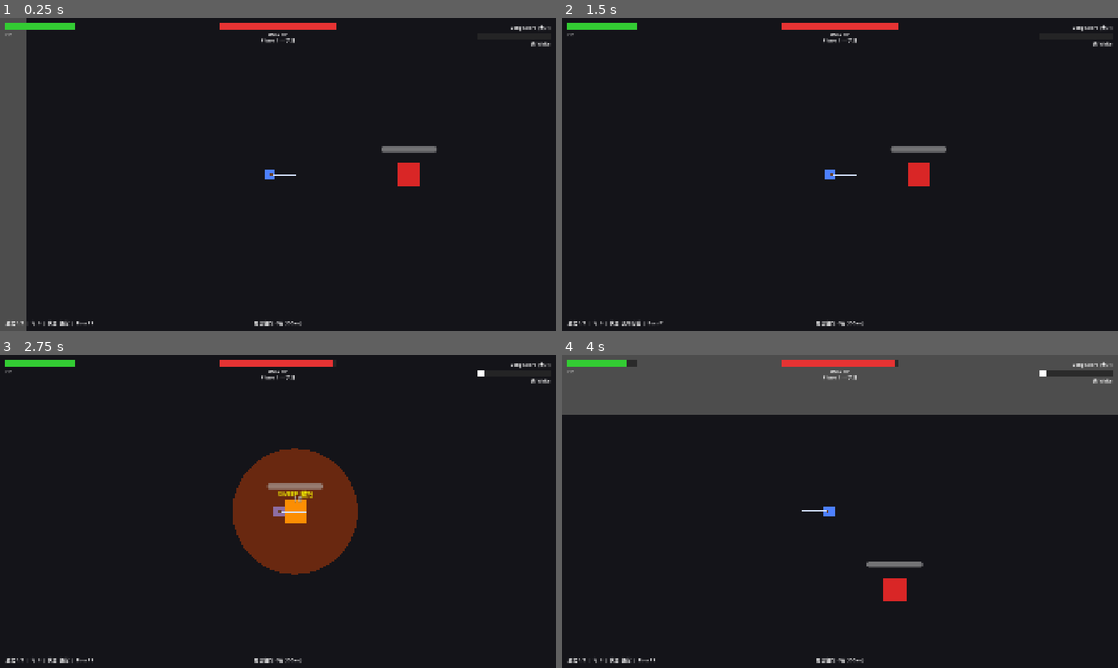
Above: before the commit, frames 1-4 (two rows, left to right).
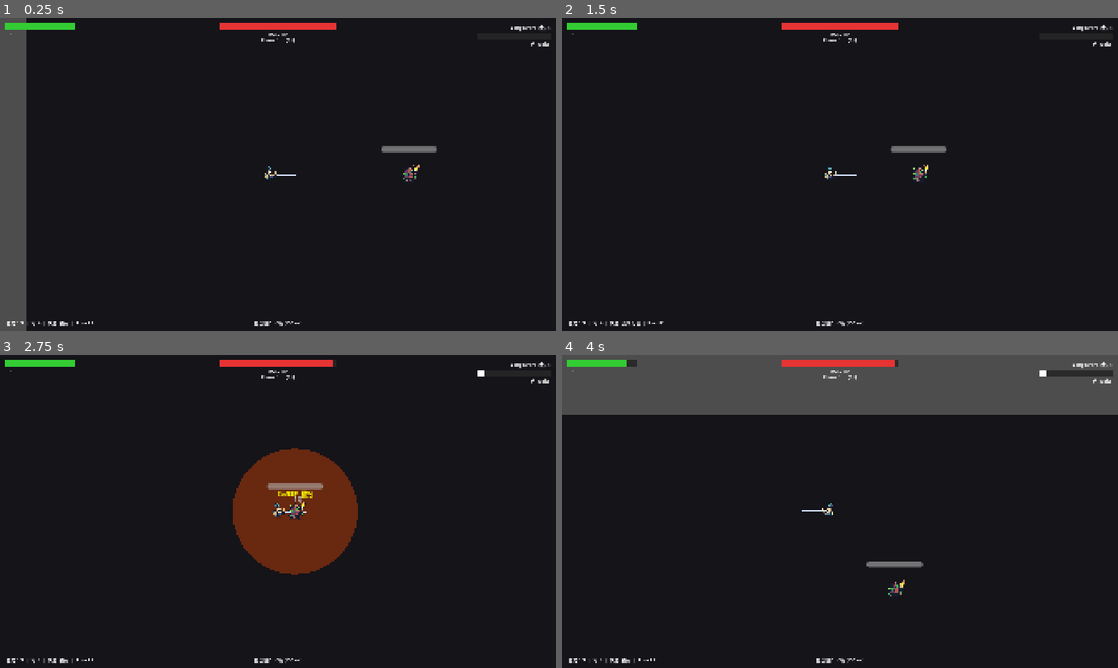
Above: after the commit, the same moments.

Repository: cyclonemagnum/claude_game_studios
Game: Godot game, scene res://main.tscn
Same seed, same stepped clock (60 frames per second), same inputs: the game is played once before the commit and once after it.
Inputs:
- Up to frame 1 (0.25 s): no input
- Up to frame 2 (1.5 s): hold D (move_right) 0.53-1.28 s; tap J (attack) at 0.6, 1.35 s; hold U (back_step) from 1.28 s (still down)
- Up to frame 3 (2.75 s): release U (back_step) at 2.03 s; hold D (move_right) from 2.03 s (still down); tap K (dodge) at 2.1 s; tap J (attack) at 2.3 s
- Up to frame 4 (4 s): release D (move_right) at 2.78 s; hold W (move_up) 2.78-3.53 s; tap [ (parry_window_decrease) at 2.85 s; tap J (attack) at 3.05, 3.8 s; hold A (move_left) from 3.53 s (still down); hold ] (parry_window_increase) from 3.53 s (still down)

The runs differ from the first frame. In frame 1, 0.6% of the frame differs, in the area x 0-100%, y 2-99%; in frame 2, 0.6%; in frame 3, 0.6%; in frame 4, 0.6%.

Commit message:
替换人物美术

Diff:
--- a/prototypes/combat-feel/boss.gd
+++ b/prototypes/combat-feel/boss.gd
@@ -119,6 +119,7 @@
 var _player_ref: CharacterBody2D = null
 var _body_rect: ColorRect = null
 var _label: Label = null
+var _sprite: Sprite2D = null
 
 
 func _ready() -> void:
@@ -126,6 +127,33 @@
 	_label = $AttackLabel
 	_state = BossState.IDLE
 	_state_timer = randf_range(IDLE_TIME_MIN, IDLE_TIME_MAX)
+	_build_sprite()
+
+
+func _build_sprite() -> void:
+	# Tiny Swords Goblin Torch 第一帧
+	var tex: Texture2D = load("res://boss_goblin.png") as Texture2D
+	if tex == null:
+		print("WARN: boss_goblin.png not loaded")
+		return
+	_sprite = Sprite2D.new()
+	_sprite.texture = tex
+	_sprite.region_enabled = true
+	_sprite.region_rect = Rect2(0, 0, 192, 192)
+	_sprite.scale = Vector2(0.7, 0.7)   # Boss 略大
+	_sprite.z_index = 1
+	add_child(_sprite)
+	_body_rect.visible = false
+
+
+func _update_sprite_orientation() -> void:
+	if _sprite == null or _player_ref == null:
+		return
+	# Boss 不旋转 (sprite 永远竖直). 朝向取决于 Boss 在玩家的左/右
+	var dx: float = _player_ref.global_position.x - global_position.x
+	var s: float = abs(_sprite.scale.x)
+	# 默认 sprite 朝右; dx > 0 表示玩家在右侧 → 不翻转
+	_sprite.scale.x = s if dx >= 0.0 else -s
 
 
 # 自定义绘制 — 在 telegraph/attacking 阶段画警示弧线
@@ -219,6 +247,8 @@
 	if _state != BossState.LEAP_AIRBORNE:
 		move_and_slide()
 
+	_update_sprite_orientation()
+
 
 # --- State ticks ---
 
@@ -533,6 +563,10 @@
 		var tween := create_tween()
 		tween.tween_property(_body_rect, "color", Color.WHITE, 0.04)
 		tween.tween_property(_body_rect, "color", _get_state_color(), 0.1)
+	if _sprite:
+		var t2 := create_tween()
+		t2.tween_property(_sprite, "modulate", Color(1.8, 1.8, 1.8), 0.04)
+		t2.tween_property(_sprite, "modulate", Color.WHITE, 0.12)
 
 	# Check phase transitions
 	_check_phase_transition()
--- a/prototypes/combat-feel/player.gd
+++ b/prototypes/combat-feel/player.gd
@@ -47,6 +47,7 @@
 var _flash_tween: Tween = null
 var _body_rect_base_pos: Vector2 = Vector2.ZERO
 var _weapon_visual: Node2D = null   # 武器图形 — 表示攻击范围/方向
+var _sprite: Sprite2D = null        # Tiny Swords Warrior sprite
 
 
 func _ready() -> void:
@@ -63,6 +64,24 @@
 	_long_sword.stance_exited.connect(_on_stance_exited)
 	_update_color()
 	_build_weapon_visual()
+	_build_sprite()
+
+
+func _build_sprite() -> void:
+	# 用 Tiny Swords Warrior 第一帧作为静态形象 (192x192 frame)
+	var tex: Texture2D = load("res://player_warrior.png") as Texture2D
+	if tex == null:
+		print("WARN: player_warrior.png not loaded — keeping ColorRect")
+		return
+	_sprite = Sprite2D.new()
+	_sprite.texture = tex
+	_sprite.region_enabled = true
+	_sprite.region_rect = Rect2(0, 0, 192, 192)
+	_sprite.scale = Vector2(0.45, 0.45)
+	_sprite.z_index = 1
+	add_child(_sprite)
+	# 隐藏色块身体
+	_body_rect.visible = false
 
 
 func _build_weapon_visual() -> void:
@@ -146,6 +165,7 @@
 	if _hp <= 0:
 		velocity = Vector2.ZERO
 		move_and_slide()
+		_update_sprite_orientation()
 		return
 
 	_handle_dodge(delta)
@@ -155,7 +175,20 @@
 	_handle_facing()
 	_update_toryu_visual()
 	_update_weapon_visual()
+	_update_sprite_orientation()
 	move_and_slide()
+
+
+func _update_sprite_orientation() -> void:
+	# Tiny Swords sprite 是侧视角, 需要保持竖直 + 仅左右翻转
+	# 玩家本体 rotation 用于命中检测; sprite 反向旋转保持竖直
+	if _sprite == null:
+		return
+	_sprite.rotation = -rotation
+	# 朝向: 玩家 facing 在屏幕左边时 → flip
+	var screen_facing_left: bool = _facing.x < 0.0
+	var s: float = abs(_sprite.scale.x)
+	_sprite.scale.x = -s if screen_facing_left else s
 
 
 var _toryu_was_active: bool = false
@@ -412,6 +445,11 @@
 	_flash_tween = create_tween()
 	_flash_tween.tween_property(_body_rect, "color", Color.RED, 0.05)
 	_flash_tween.tween_property(_body_rect, "color", _get_base_color(), 0.15)
+	# Sprite damage flash (modulate to red and back)
+	if _sprite:
+		var t2 := create_tween()
+		t2.tween_property(_sprite, "modulate", Color(1.5, 0.4, 0.4), 0.05)
+		t2.tween_property(_sprite, "modulate", Color.WHITE, 0.18)
 
 
 func _on_charge_level_changed(level: int) -> void:
--- a/prototypes/combat-feel/project.godot
+++ b/prototypes/combat-feel/project.godot
@@ -97,3 +97,7 @@
 [physics]
 
 common/physics_ticks_per_second=60
+
+[rendering]
+
+textures/canvas_textures/default_texture_filter=0
Binary file added: prototypes/combat-feel/boss_goblin.png
Binary file added: prototypes/combat-feel/player_warrior.png
